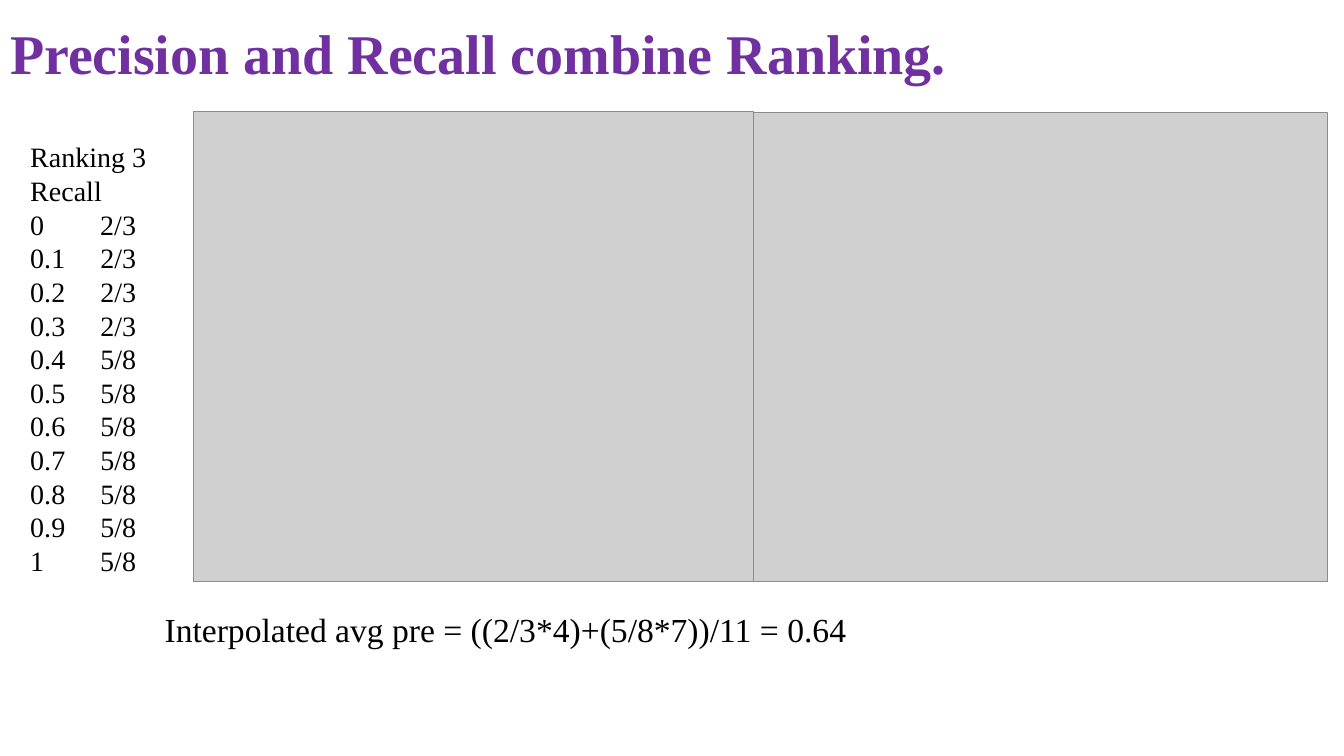
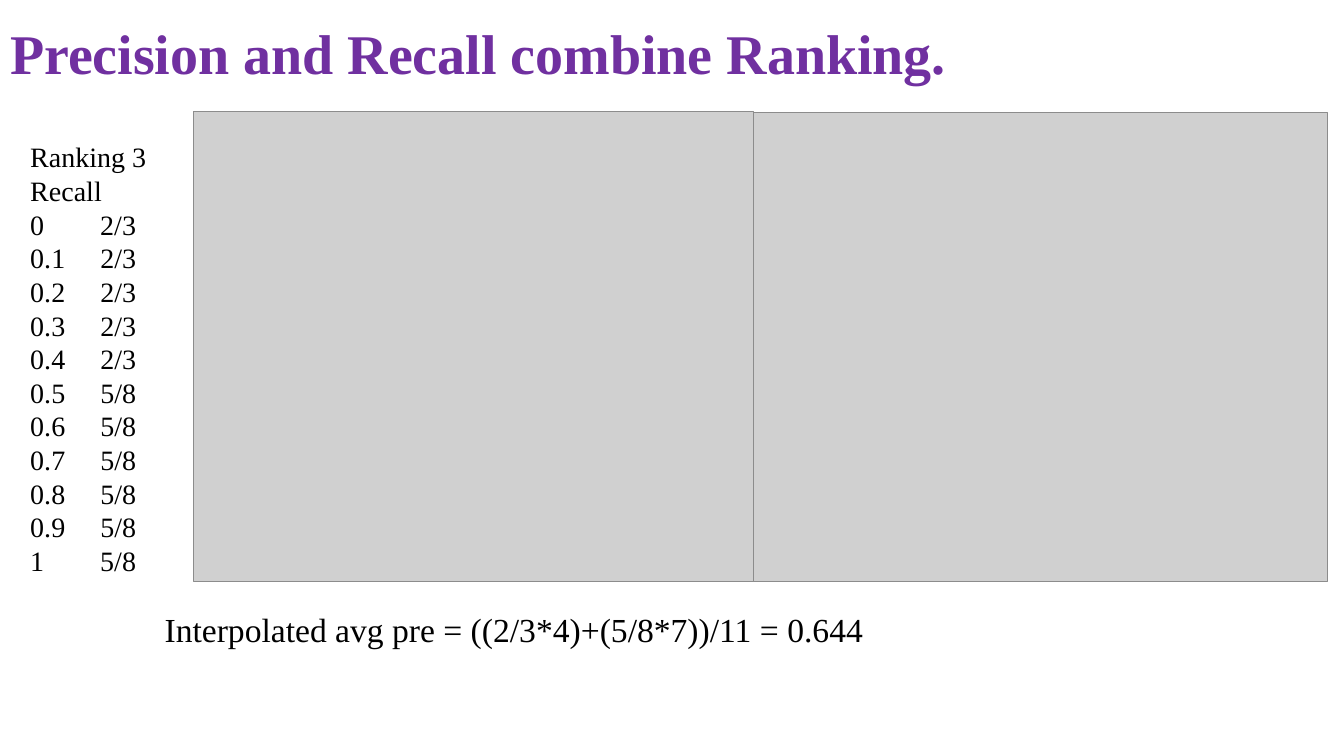
Before and after one commit to NghiLamPhuc/NLP., a slide deck: slide 12 of IR/Presentation1.pptx (slide 11 before the commit). Drawn at 1344x756 pixels with LibreOffice and Linux fonts; fonts in the diff are those of the drawing; grey boxes stand for pictures. Boxes give left, top, right and bottom in pixels: in the first picture for what was removed or moved away, otherwise in the second. Text is boxed around its words. In the diff, an @@ line names an element or a change of style, - is before the commit and + after.

```diff
--- a/IR/Presentation1.pptx
+++ b/IR/Presentation1.pptx
@@ text at box(30, 350, 136, 370): text changed @@
-0.4 5/8
+0.4 2/3
@@ text at box(165, 618, 863, 648): text changed @@
-Interpolated avg pre = ((2/3*4)+(5/8*7))/11 = 0.64
+Interpolated avg pre = ((2/3*4)+(5/8*7))/11 = 0.644
```
Also in this commit, not shown: 4 other slides changed, 2 slides added, 3 other files.
